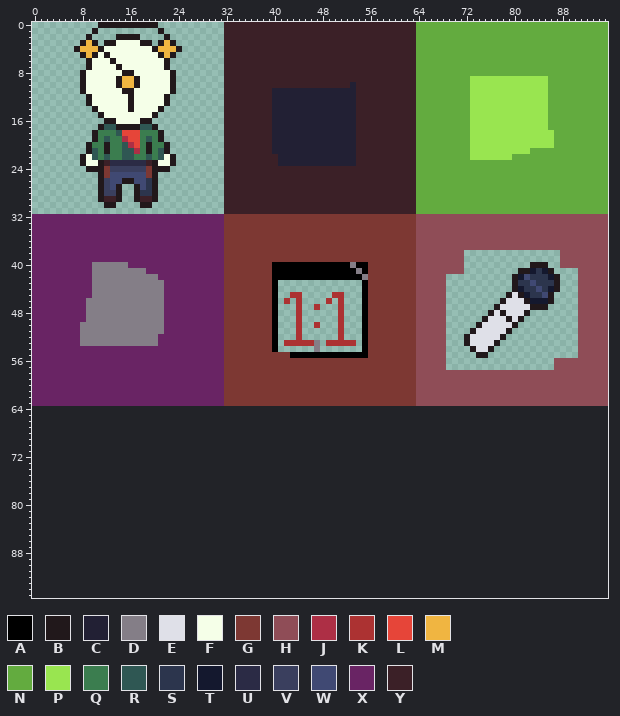
Two states of a sprite sheet, public/assets/Clockworld.png. That is the earlier state.
The file is 96x64 pixels. The old version is drawn lined up with the new one, on the new canvas.
Palette (. is transparent): A #000000  B #21181b  C #222034  D #847e87  E #dfe0e8  F #f5ffe8  G #7d3833  H #8f4d57  J #ad2f45  K #ac3232  L #e64539  M #f0b541  N #63ab3f  P #99e550  Q #3b7d4f  R #2f5753  S #2c354d  T #14182e  U #2b2b45  V #3a3f5e  W #404973  X #692464  Y #3b2027
And afterwards:
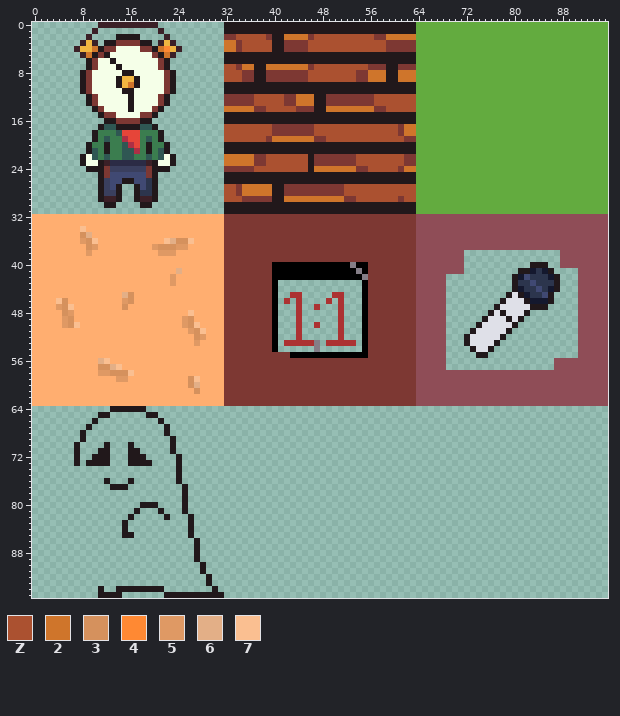
Colours new in this view: Z #ab5130  2 #cf752b  3 #d5915d  4 #ff8933  5 #df9964  6 #e3af87  7 #fabf91
Edits made:
canvas 96x64 -> 96x96
colour X: #692464 -> #ffae70
Changed rows in their new state; - is a pixel that keeps its letter.
first column x 4:
 0 -------YYYYYYYYYY-----------BBBBBBBBBBBBBBBBBBBBBBBBBBBBBBBB-----------------------
 1 ------Y----------Y----------BBBBBBBBBBBBBBBBBBBBBBBBBBBBBBBB-----------------------
 2 -----Y------------Y---------GGZZZZZGBB2222GZZZZZZZZZZGG22222-----------------------
 3 ----Y-Y---GGGG---Y-Y--------22GZZZZZBBGGGGZZZZZZZZZZZZZGGGGG-----------------------
 4 ---Y--2-GG----GG-24-Y-------22GZZZZZBBGGGGZZZZZZZZZZZZZGGGGG-----------------------
 5 ----Y2-G--------G-2Y--------BBBBBBBBBBBBBBBBBBBBBBBBBBBBBBBB-----------------------
 6 ------G----------G----------BBBBBBBBBBBBBBBBBBBBBBBBBBBBBBBB-----------------------
 7 ------G----------G----------ZZG22BB2222222GZZZZZZZZZGGGBBGGG-----------------------
 8 -----G------------G---------ZZZGGBBGGGGGGGZZZZZZZZGG222BB222-----------------------
 9 -----G------------G---------ZZZGGBBGGGGGGGZZZZZZZZGG222BB222---------NNNNNNNNNNNNN-
10 -----G------2-----G---------BBBBBBBBBBBBBBBBBBBBBBBBBBBBBBBB---------NNNNNNNNNNNNN-
11 -----G------------G---------BBBBBBBBBBBBBBBBBBBBBBBBBBBBBBBB---------NNNNNNNNNNNNN-
12 ------G----------G----------GGGGGZZZZZGG222BBGGGGGGGGZZZZZZZ---------NNNNNNNNNNNNN-
13 ------G----------G----------GGGGGZZZZZGG222BBGGGGGGGGZZZZZZZ---------NNNNNNNNNNNNN-
14 -------G--------G-----------22222GGZZZZZGGGBB22222222GGZZZZZ---------NNNNNNNNNNNNN-
15 --------GG----GG------------BBBBBBBBBBBBBBBBBBBBBBBBBBBBBBBB---------NNNNNNNNNNNNN-
16 ----------GGGG--------------BBBBBBBBBBBBBBBBBBBBBBBBBBBBBBBB---------NNNNNNNNNNNNN-
17 ----------------------------ZZZZZZZZGGGGGGGZZZZZZZZZZZZZZG22---------NNNNNNNNNNNNN-
18 ----------------------------ZZZZZZZZGGGGGGGZZZZZZZZZZZZZZG22---------NNNNNNNNNNNNNN
19 ----------------------------ZZZZZZZG2222222GGZZZZZZZZZZZZZGG---------NNNNNNNNNNNNNN
20 ----------------------------BBBBBBBBBBBBBBBBBBBBBBBBBBBBBBBB---------NNNNNNNNNNNNNN
21 ----------------------------BBBBBBBBBBBBBBBBBBBBBBBBBBBBBBBB---------NNNNNNNNNN----
22 ----------------------------22222GGZZZZZZZBGGGGGGGZZZZZZZZGG---------NNNNNNN-------
23 ----------------------------22222GGZZZZZZZBGGGGGGGZZZZZZZZGG-----------------------
24 ----------------------------GGGGGZZZZZZZZZB2222222GGZZZZZG22-----------------------
25 ----------------------------BBBBBBBBBBBBBBBBBBBBBBBBBBBBBBBB-----------------------
26 ----------------------------BBBBBBBBBBBBBBBBBBBBBBBBBBBBBBBB-----------------------
27 ----------------------------ZZG22222BBGGGGGGGGGGZZZZZZZZZZZZ-----------------------
28 ----------------------------ZZG22222BBGGGGGGGGGGZZZZZZZZZZZZ-----------------------
29 ----------------------------ZZZGGGGGBB2222222222GGZZZZZZZGZZ-----------------------
30 ----------------------------BBBBBBBBBBBBBBBBBBBBBBBBBBBBBBBB-----------------------
31 ----------------------------BBBBBBBBBBBBBBBBBBBBBBBBBBBBBBBB-----------------------
34 ----7------------------------------------------------------------------------------
35 ----36-----------------------------------------------------------------------------
36 ----537-----------76337------------------------------------------------------------
37 -----35---------533355-------------------------------------------------------------
38 -----5-----------555---------------------------------------------------------------
40 ------XXXXXX-----------------------------------------------------------------------
41 ------XXXXXXXXX-----6--------------------------------------------------------------
42 ------XXXXXXXXXXX--5---------------------------------------------------------------
43 ------XXXXXXXXXXXX-5---------------------------------------------------------------
44 ------XXXXXXXXXXXX-----------------------------------------------------------------
45 ------XXXXX63XXXXX-----------------------------------------------------------------
46 73---XXXXXX53XXXXX-----------------------------------------------------------------
47 537--XXXXXX3XXXXXX-----------------------------------------------------------------
48 -35--XXXXXXXXXXXXX----7------------------------------------------------------------
49 -53--XXXXXXXXXXXXX---53------------------------------------------------------------
50 -537XXXXXXXXXXXXXX---537-----------------------------------------------------------
51 ----XXXXXXXXXXXXXX----537----------------------------------------------------------
52 ----XXXXXXXXXXXXX------35----------------------------------------------------------
53 ----XXXXXXXXXXXXX------5-----------------------------------------------------------
56 -------67--------------------------------------------------------------------------
57 -------3367------------------------------------------------------------------------
58 -------553337----------------------------------------------------------------------
59 ----------55----------37-----------------------------------------------------------
60 ----------------------36-----------------------------------------------------------
61 -----------------------3-----------------------------------------------------------
64 ---------BBBBBB--------------------------------------------------------------------
65 -------BB------BB------------------------------------------------------------------
66 ------B----------B-----------------------------------------------------------------
67 -----B------------B----------------------------------------------------------------
68 ----B-------------B----------------------------------------------------------------
69 ----B--------------B---------------------------------------------------------------
70 ---B----B---B------B---------------------------------------------------------------
71 ---B---BB---BB-----B---------------------------------------------------------------
72 ---B--BBB---BBB-----B--------------------------------------------------------------
73 ---B-BBBB---BBBB----B--------------------------------------------------------------
74 --------------------B--------------------------------------------------------------
75 --------------------B--------------------------------------------------------------
76 --------B---B-------B--------------------------------------------------------------
77 ---------BBB---------B-------------------------------------------------------------
78 ---------------------B-------------------------------------------------------------
79 ---------------------B-------------------------------------------------------------
80 --------------BBB----B-------------------------------------------------------------
81 -------------B---B---B-------------------------------------------------------------
82 ------------B-----B---B------------------------------------------------------------
83 -----------B----------B------------------------------------------------------------
84 -----------B----------B------------------------------------------------------------
85 -----------BB---------B------------------------------------------------------------
86 -----------------------B-----------------------------------------------------------
87 -----------------------B-----------------------------------------------------------
88 -----------------------B-----------------------------------------------------------
89 -----------------------B-----------------------------------------------------------
90 ------------------------B----------------------------------------------------------
91 ------------------------B----------------------------------------------------------
92 -------------------------B---------------------------------------------------------
93 -------------------------B---------------------------------------------------------
94 -------B--BBBBBBBB--------B--------------------------------------------------------
95 -------BBBB-------BBBBBBBBBB-------------------------------------------------------
